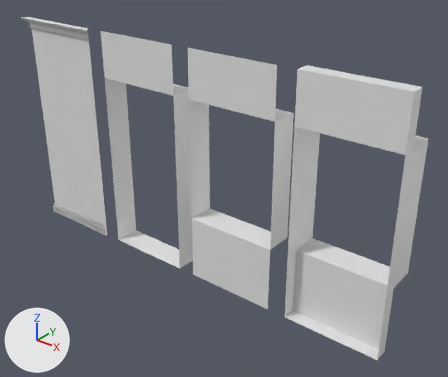
The Blender file models/wallsAndSlats.blend, before and after one commit.
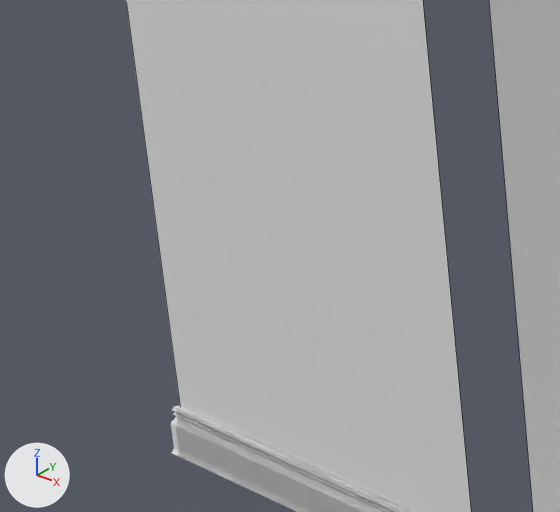
Old and new are each drawn whole from a camera (50 mm lens) standing at (6.25, -4.27, 3.83) and looking at (2.6, 0.3, 1.0) and again close up on the part from 5% to 27% of the width and 35% to 59% of the height. Every picture has the same lights, and +X, +Y and +Z are marked at lower left. The close-ups show mesh edges as thin lines.

Objects in the first close-up: 'Listwa.1', 'Listwa.3', 'Listwa.3-skewed', 'Listwa.4', 'Listwa.4-skewed', 'wall', 'wall_doors'.
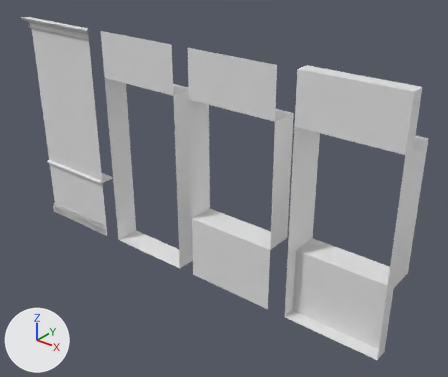
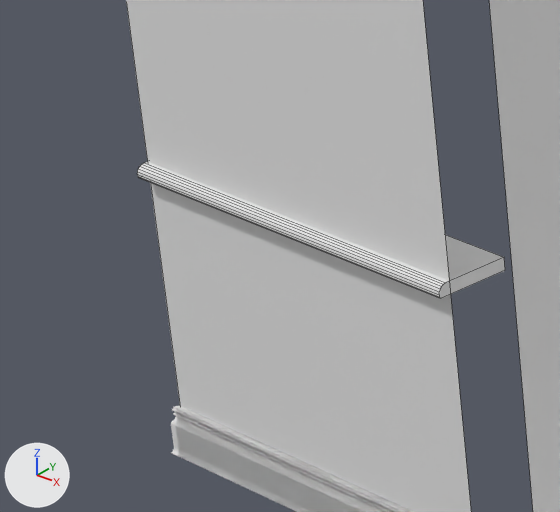
The change, as a diff of the scene's bpy script:
```diff
--- a/models/wallsAndSlats.blend.py
+++ b/models/wallsAndSlats.blend.py
@@ me_plane_021 @@
+me_plane_021.from_pydata(...)  # 24 vertices, 14 faces; spans x 0.0..1.0, y -0.03..0.15, z 0.7..0.73
@@ ob_countertop @@
+ob_countertop = bpy.data.objects.new('Countertop', me_plane_021)
+ob_countertop.location = (0.0, 0.0, 0.0)
```

Pixel boxes (x1, y1, x2, y2) of what changed, in the close-ups (560 x 512 px):
'Countertop', added: after (137, 162, 505, 298)
